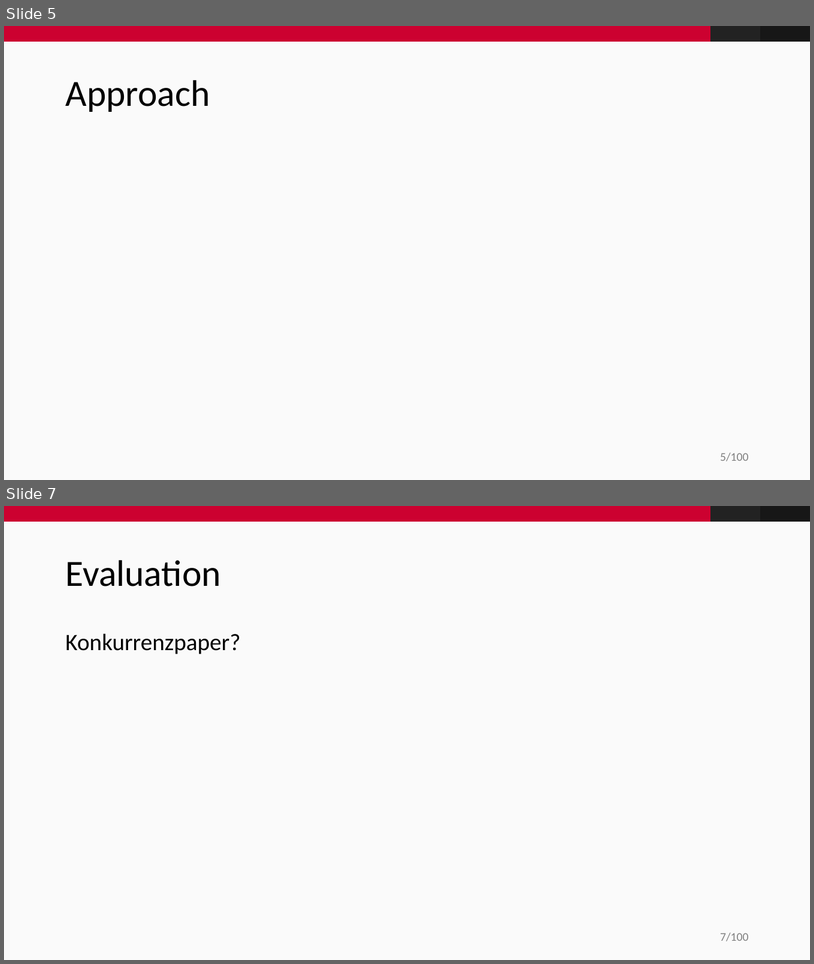
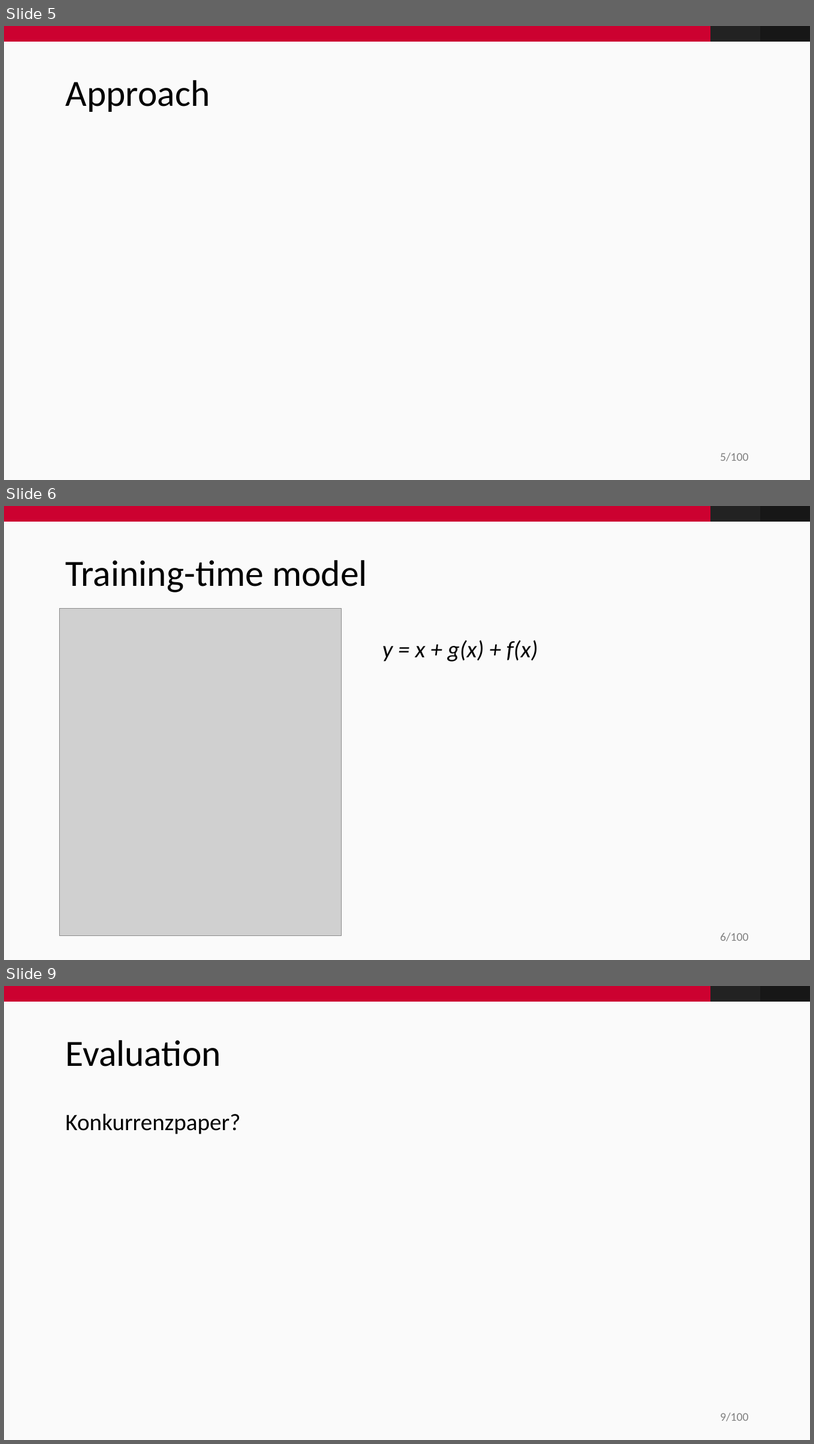
Before and after one commit to fidsusj/CVDL-Seminar, a slide deck: presentation/presentation.pptx. Shown one above the other, each under a label of ours: slides 5 and 7 before the commit, slides 5, 6 and 9 after it; the slides between them are not shown. The pictures are 814x964 and 814x1444 pixels, drawn with LibreOffice and Linux fonts; fonts in the diff are those of the drawing; grey boxes stand for pictures; background and template pictures are left out. Boxes give left, top, right and bottom in pixels: in the first picture for what was removed or moved away, otherwise in the second. Text is boxed around its words. In the diff, an @@ line names an element or a change of style, - is before the commit and + after.

```diff
--- a/presentation/presentation.pptx
+++ b/presentation/presentation.pptx
@@ slide 6 added at [4,506,810,960], background #FAFAFA; not listed: 4 template elements that a slide beside it also shows @@
@@ title added at [65,560,368,592], 44 pt, text #000000 @@
+Training-time model
@@ picture added at [60,608,342,936] @@
@@ text added at [383,640,539,661], 28 pt, text #000000, italic @@
+y = x + g(x) + f(x)
@@ what was slide 7 is now slide 9 @@
@@ page number at [720,1412,749,1421]: text changed @@
-7/100
+9/100
```
Also in this commit, not shown: 2 other slides added, 1 slide removed, 1 other file.
